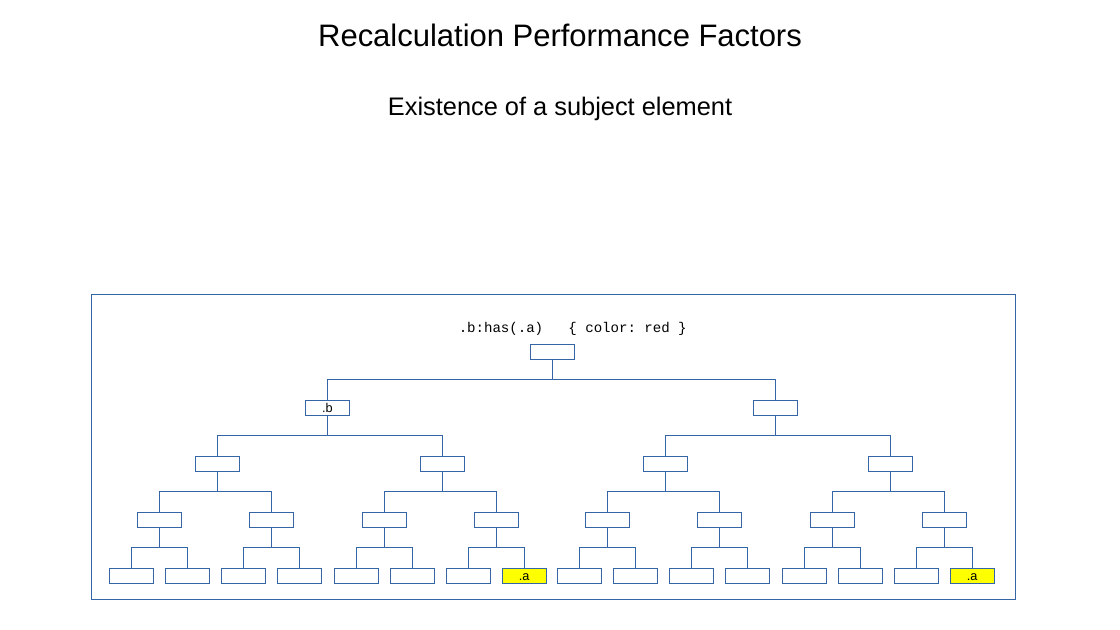
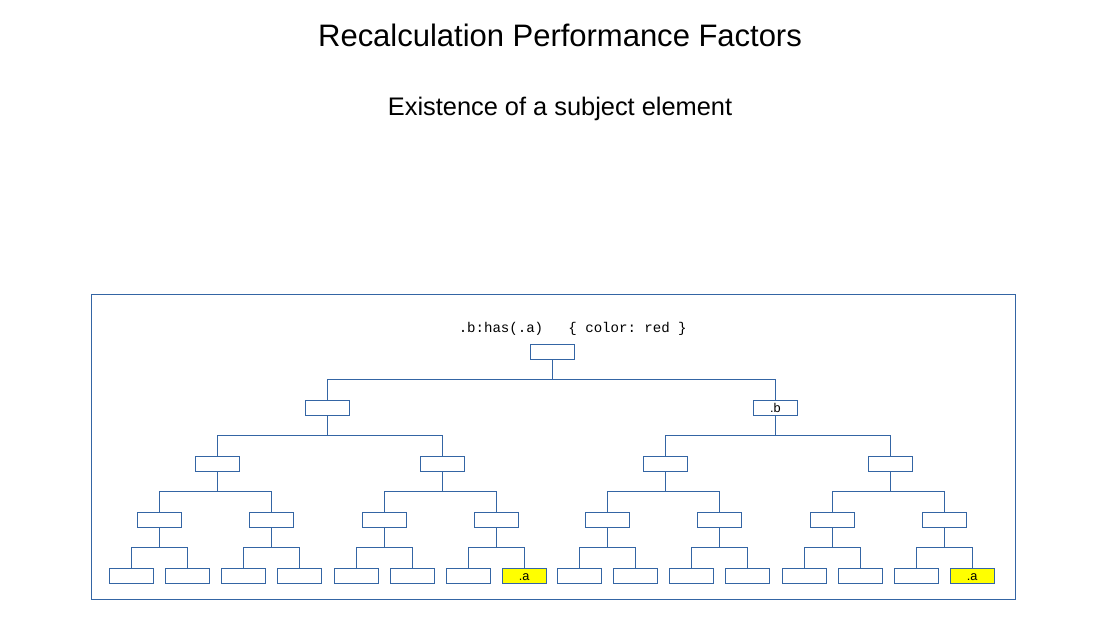
Before and after one commit to Igalia/explainers, a slide deck: slide 33 of css/has/images/has_invalidation.odp. Drawn at 1120x630 pixels with LibreOffice and Linux fonts; fonts in the diff are those of the drawing. Boxes give left, top, right and bottom in pixels: in the first picture for what was removed or moved away, otherwise in the second. Text is boxed around its words. In the diff, an @@ line names an element or a change of style, - is before the commit and + after.

```diff
--- a/css/has/images/has_invalidation.odp
+++ b/css/has/images/has_invalidation.odp
@@ text in rectangle at bbox=[322, 403, 333, 412]: text removed @@
-.b
@@ text in rectangle at bbox=[770, 403, 781, 412]: text added @@
+.b
```
Also in this commit, not shown: 1 other slide changed, 5 other files.
